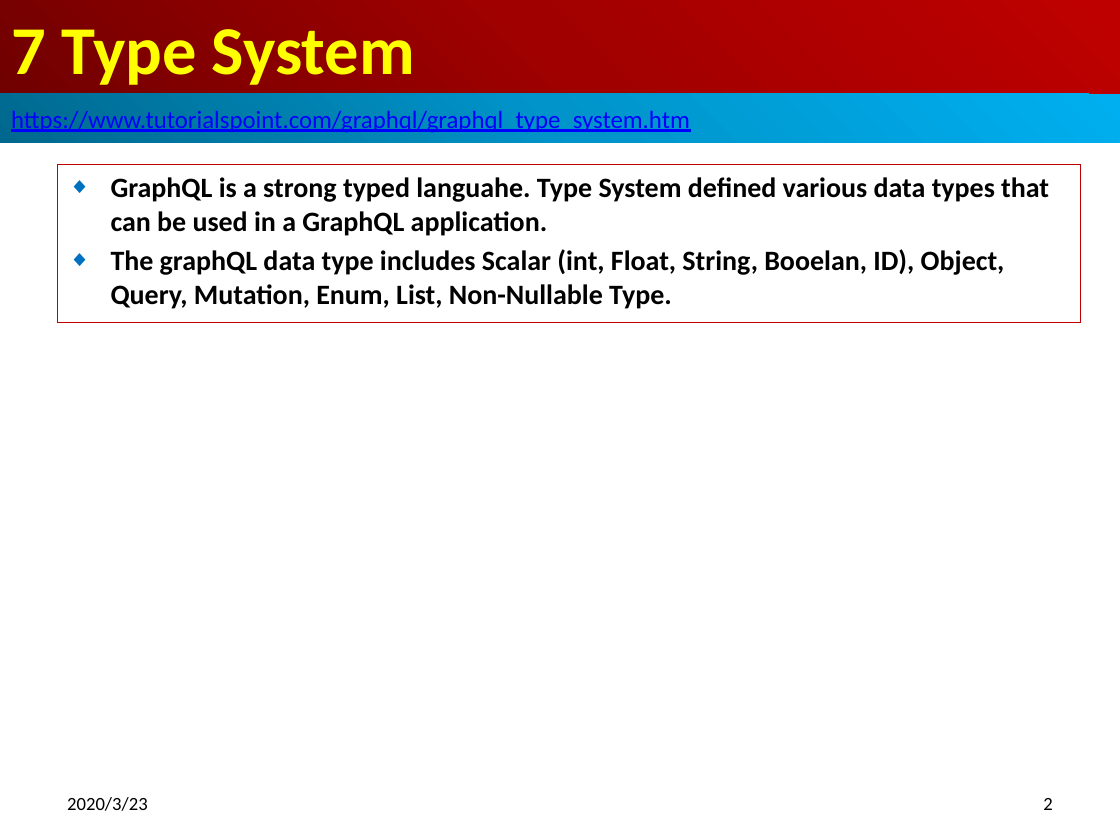
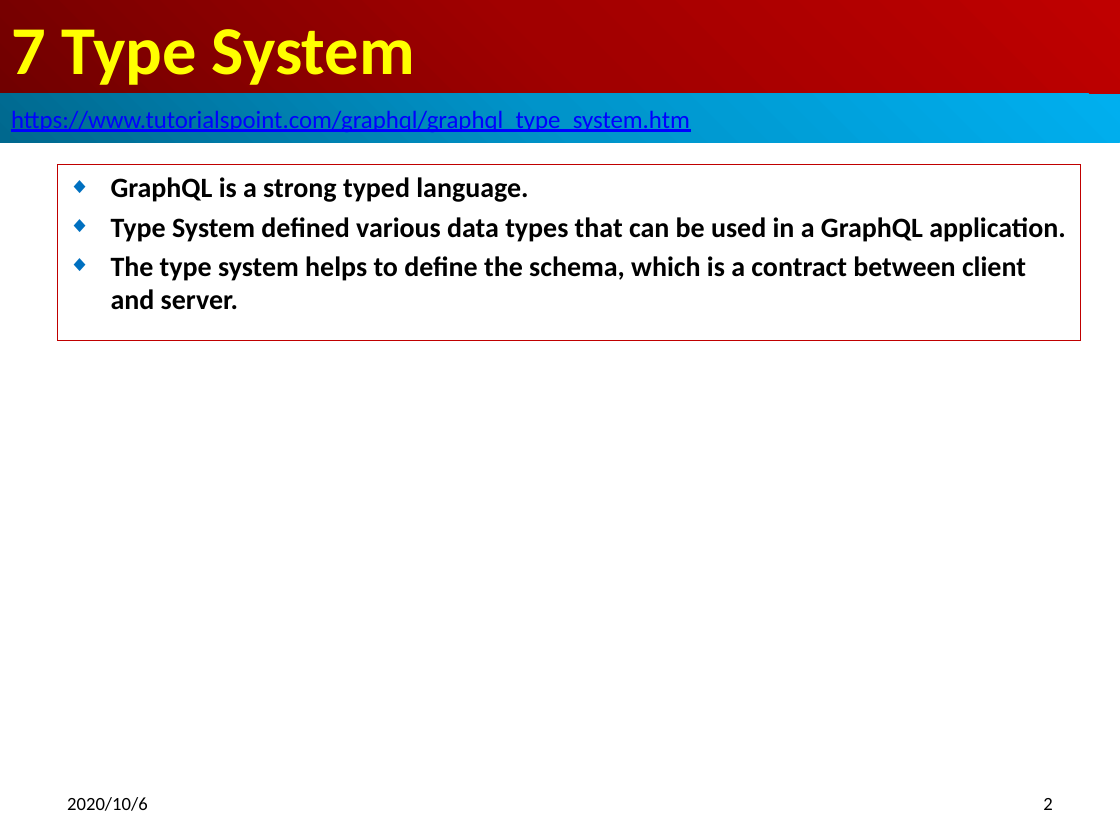
Before and after one commit to peterhchen/700_GraphQL, a slide deck: slide 2 of 07_TypeSystem.pptx. Drawn at 1120x840 pixels with LibreOffice and Linux fonts; fonts in the diff are those of the drawing. Boxes give left, top, right and bottom in pixels: in the first picture for what was removed or moved away, otherwise in the second. Text is boxed around its words. In the diff, an @@ line names an element or a change of style, - is before the commit and + after.

```diff
--- a/07_TypeSystem.pptx
+++ b/07_TypeSystem.pptx
@@ subtitle "GraphQL is a strong typed ...": place and size @@
-subtitle "GraphQL is a strong typed ..." at (57,165,1080,324)
+subtitle "GraphQL is a strong typed ..." at (57,165,1080,340)
@@ subtitle at (111,177,1066,310): text changed @@
-◆ GraphQL is a strong typed languahe. Type System defined various data types that can be used in a GraphQL application.
-◆ The graphQL data type includes Scalar (int, Float, String, Booelan, ID), Object, Query, Mutation, Enum, List, Non-Nullable Type.
+◆ GraphQL is a strong typed language.
+◆ Type System defined various data types that can be used in a GraphQL application.
+◆ The type system helps to define the schema, which is a contract between client and server.
@@ text at (67,797,148,811): text changed @@
-2020/3/23
+2020/10/6
```
Also in this commit, not shown: 2 other slides changed, 18 slides added.
